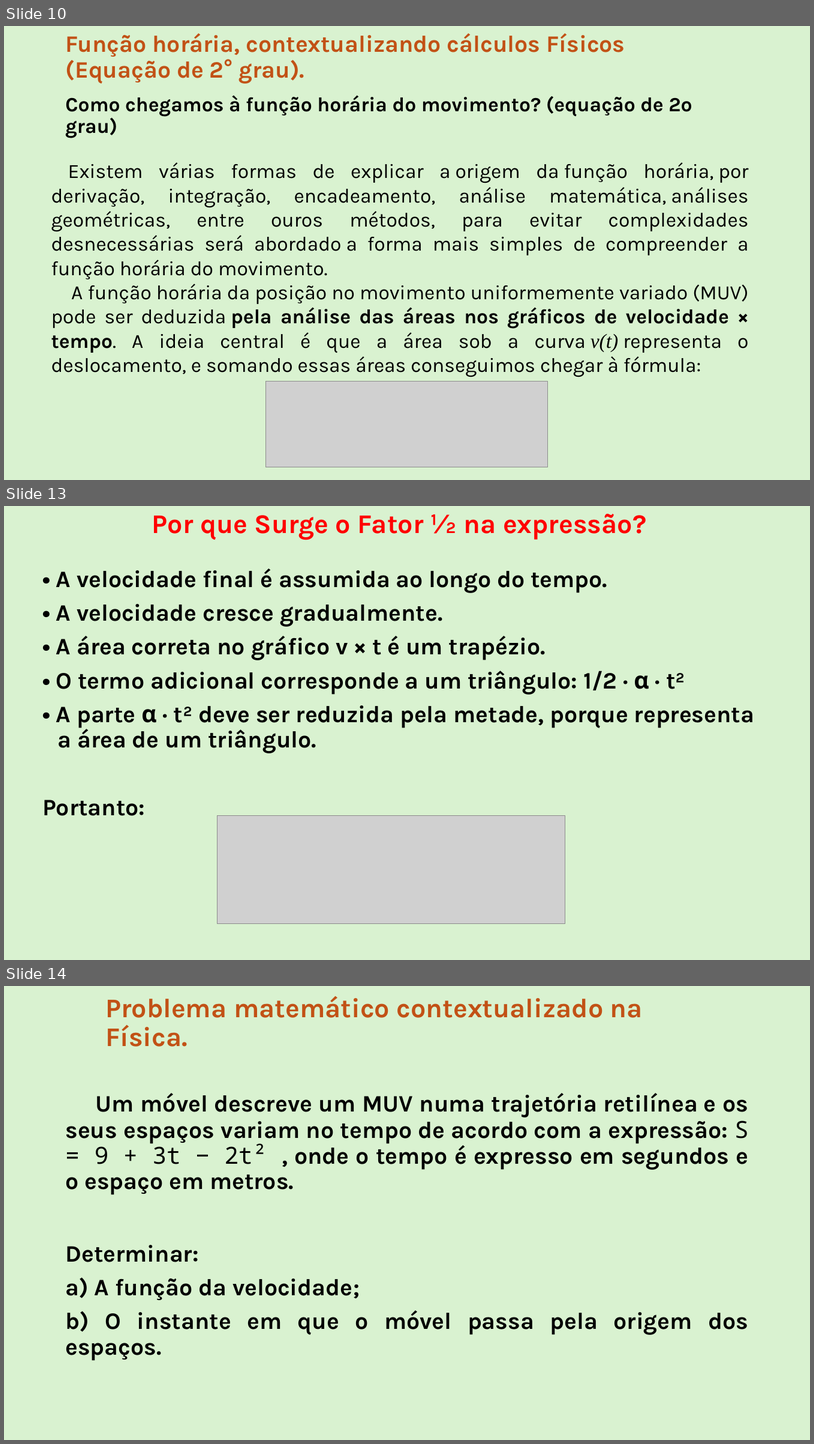
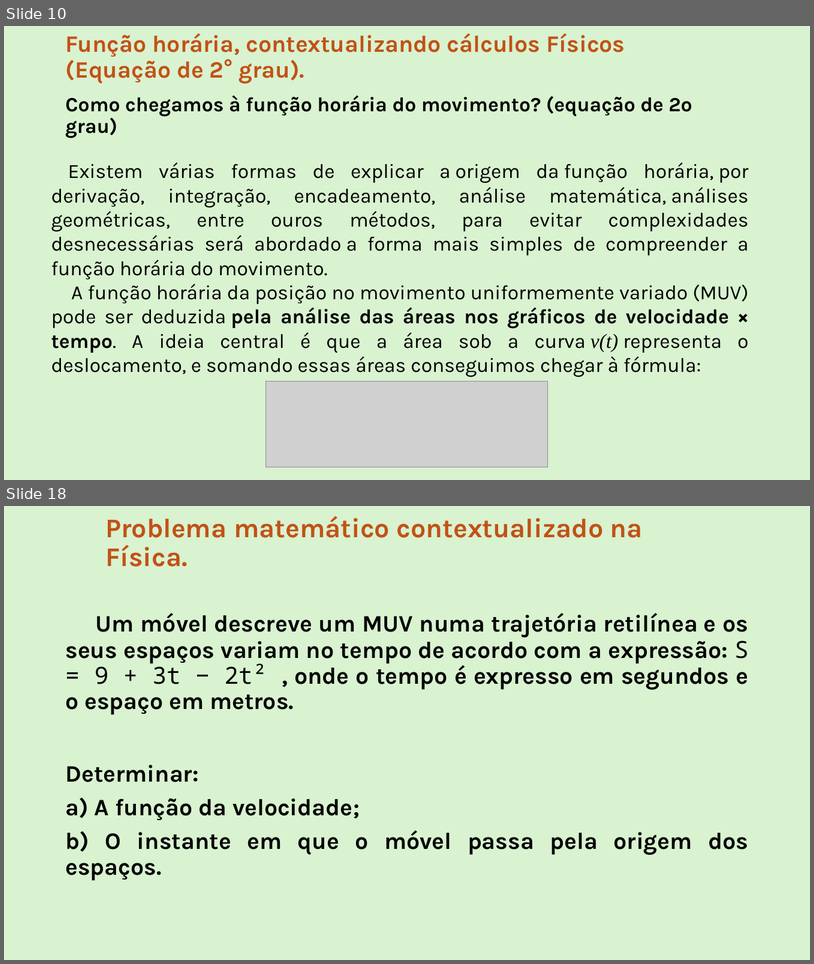
Before and after one commit to Rafael-Silva-Natal/IFRN_apresentacoes, a slide deck: Downloads/Matematica Fundamental.pptx. Shown one above the other, each under a label of ours: slides 10, 13 and 14 before the commit, slides 10 and 18 after it; the slides between them are not shown. The pictures are 814x1444 and 814x964 pixels, drawn with LibreOffice and Linux fonts; fonts in the diff are those of the drawing; grey boxes stand for pictures. Boxes give left, top, right and bottom in pixels: in the first picture for what was removed or moved away, otherwise in the second. Text is boxed around its words. In the diff, an @@ line names an element or a change of style, - is before the commit and + after.

```diff
--- a/Downloads/Matematica Fundamental.pptx
+++ b/Downloads/Matematica Fundamental.pptx
@@ slide 13 removed at <box>4,506,810,960</box>, background #D9F2D0 @@
@@ title removed at <box>152,514,647,540</box> @@
-Por que Surge o Fator ½ na expressão?
@@ text removed at <box>42,568,755,816</box> @@
-• A velocidade final é assumida ao longo do tempo.
-• A velocidade cresce gradualmente.
-• A área correta no gráfico v × t é um trapézio.
-• O termo adicional corresponde a um triângulo: 1/2 · α · t²
-• A parte α · t² deve ser reduzida pela metade, porque representa a área de um triângulo.
-Portanto:
@@ picture removed at <box>218,815,566,923</box> @@
@@ what was slide 14 is now slide 18 @@
```
Also in this commit, not shown: 7 slides added, 2 other slides removed, 4 other files.
